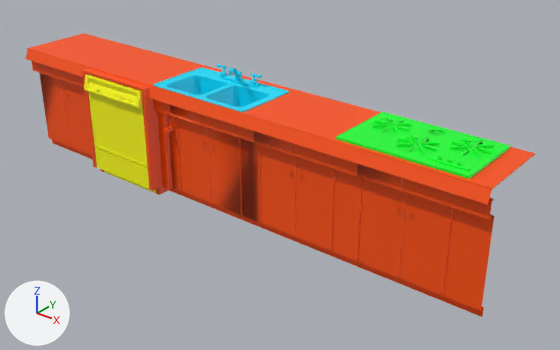
The FBX model Furniture/KitchenCabinets_low.fbx, before and after one commit.
The view is the same before and after, from a camera (50 mm lens) standing at (0.472, -0.815, 0.541) and looking at (-0.146, -0.042, 0.062). Arrows for +X, +Y and +Z are at lower left; the lights stay in place. Where no turn or scale is listed for an object, it has been applied to the vertices. Vertices at the same position are counted once.

Script lines for the objects in view, before the commit:
```python
me_mesh = bpy.data.meshes.new('Mesh')
me_mesh.from_pydata(...)  # 2119 vertices, 3920 faces; spans x -0.404..0.404, y -0.063..0.063, z -0.087..0.088
me_mesh.materials.append(mat_countertop2)  # orange #ff5100
me_mesh_001 = bpy.data.meshes.new('Mesh.001')
me_mesh_001.from_pydata(...)  # 4544 vertices, 8665 faces; spans x -0.085..0.085, y -0.05..0.05, z -0.04..0.04
me_mesh_001.materials.append(mat_sink)  # cyan #00deff
me_mesh_002 = bpy.data.meshes.new('Mesh.002')
me_mesh_002.from_pydata(...)  # 2728 vertices, 4954 faces; spans x -0.087..0.087, y -0.052..0.052, z -0.003..0.006
me_mesh_002.materials.append(mat_stovetop2)  # green #00ff2e
ob_countertop1 = bpy.data.objects.new('Countertop1', me_mesh)
ob_countertop1.location = (-0.2105, -0.0626, 0.088)
ob_sink1 = bpy.data.objects.new('Sink1', me_mesh_001)
ob_sink1.location = (-0.2365, -0.0623, 0.1707)
ob_stovetop1 = bpy.data.objects.new('Stovetop1', me_mesh_002)
ob_stovetop1.location = (0.0788, -0.0563, 0.1797)
# also in view: 'Dishwasher1' at (-0.392, -0.092, 0.085)
```
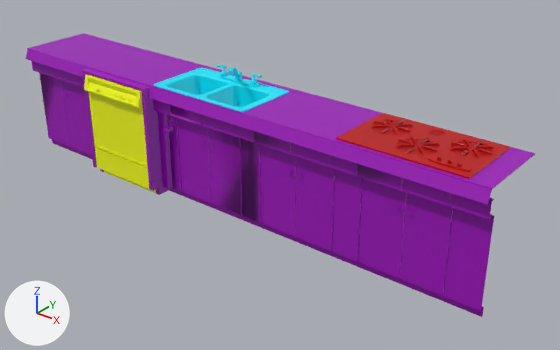
Boxes [x1, y1, x2, y2] around the edits, measured in the pictures (560 x 350 px):
'Stovetop1', reshaped, moved
    before: [336, 112, 510, 179]
    after: [336, 113, 510, 179]
part 1 of me_mesh, cut back
    both: [27, 48, 492, 190]
part 2 of me_mesh, recoloured (orange to purple)
    both: [26, 33, 535, 317]

Patch to the scene script:
```diff
--- a/Furniture/KitchenCabinets_low.fbx.py
+++ b/Furniture/KitchenCabinets_low.fbx.py
@@ mat_stovetop4 @@
+mat_stovetop4 = principled_material('Stovetop4')
+mat_stovetop4.base_color = (0.5, 0.0, 0.0)  # red #bc0000
@@ mat_cabinets @@
+mat_cabinets = principled_material('Cabinets')
+mat_cabinets.base_color = (0.338, 0.0, 0.5)  # purple #9d00bc
@@ me_mesh @@
 # used by ob_countertop1; location = (-0.2105, -0.0626, 0.088)
-me_mesh.from_pydata(...)  # 2119 vertices, 3920 faces; spans x -0.404..0.404, y -0.063..0.063, z -0.087..0.088
+me_mesh.from_pydata(...)  # 2103 vertices, 3888 faces; spans x -0.404..0.404, y -0.063..0.063, z -0.087..0.088
+# me_mesh part 1
+# 16 vertices are removed from x -0.403..0.404, y -0.052, z 0.087..0.088
+# 54 faces are deleted
+# 22 new faces join them
+# me_mesh part 2: 3866 faces spanning x -0.404..0.404, y -0.063..0.063, z -0.087..0.088 switch from mat_countertop2 (orange #ff5100) to mat_cabinets (purple #9d00bc)
@@ me_mesh_002 @@
 me_mesh_002.from_pydata(...)  # 2728 vertices, 4954 faces; spans x -0.087..0.087, y -0.052..0.052, z -0.003..0.006
 # used by ob_stovetop1; location = (0.0788, -0.0563, 0.1797)
+# me_mesh_002 part 3: 4954 faces spanning x -0.087..0.087, y -0.052..0.052, z -0.003..0.006 switch from mat_stovetop2 (green #00ff2e) to mat_stovetop4 (red #bc0000)
@@ ob_stovetop1 @@
 ob_stovetop1 = bpy.data.objects.new('Stovetop1', me_mesh_002)
-ob_stovetop1.location = (0.0788, -0.0563, 0.1797)
+ob_stovetop1.location = (0.0788, -0.0563, 0.1785)
```
